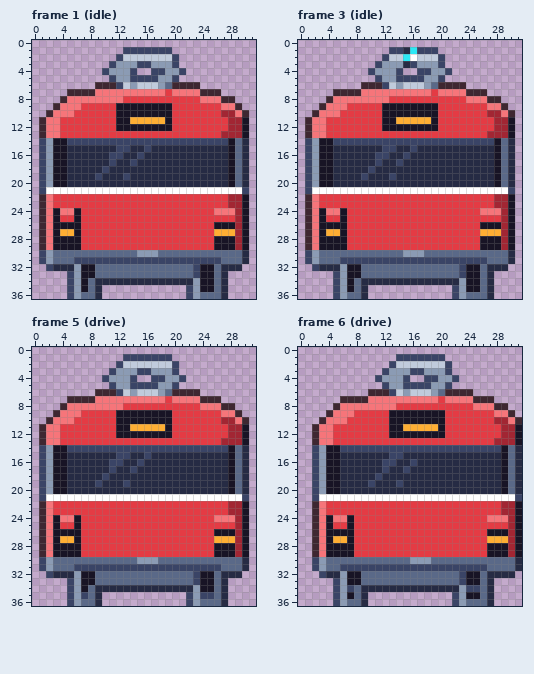
Two states of a pixel-art file, art/depths/streetcar@56.aseprite. The first picture shows the starting point.
32x37 pixels, 8 frames. Shown: frame 1 (idle), frame 3 (idle), frame 5 (drive), frame 6 (drive). The commit also changed other frames, which this record leaves out.
After the commit:
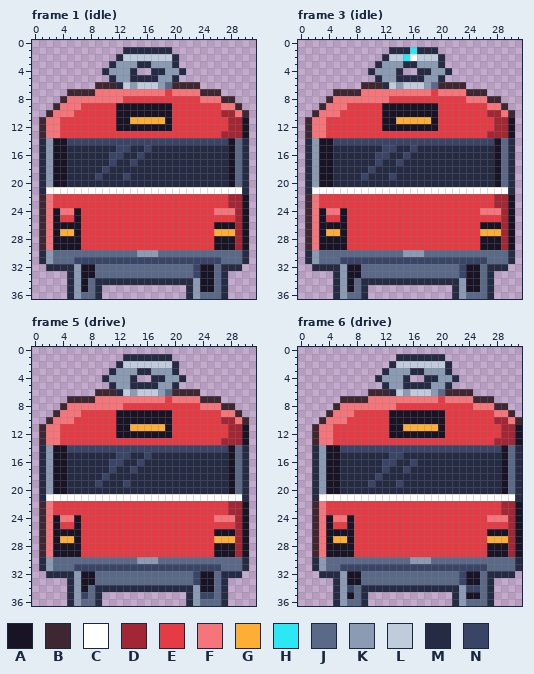
Palette (. is transparent): A #181425  B #3e2731  C #ffffff  D #a22633  E #e43b44  F #f6757a  G #feae34  H #2ce8f5  J #5a6988  K #8b9bb4  L #c0cbdc  M #262b44  N #3a4466
The edit:
--- frame 1 (idle)
@@ x 8..23 @@
  0 ................
- 1 .....NNNNNNN....
- 2 ....NLLLLLLLN...
- 3 ...NKKKNNKKKN...
- 4 ..NKKKN..NNKKN..
- 5 ...NKKNNNNKKN...
- 6 .BBBNLKLLLKJBBBB
+ 1 .....MMMMMMM....
+ 2 ....MLLLLLLLM...
+ 3 ...MKKKMMKKKM...
+ 4 ..MKKKM..MMKKM..
+ 5 ...MKKMMMMKKM...
+ 6 .BBBMLKLLLKJBBBB
  7 BFFFFFFFFFFEFFFF
@@ x 0..31 @@
 13 .BFFEEEEEEEEEEEEEEEEEEEEEEEDDDA.
-14 .NKAANNNNNNNNNNNNNNNNNNNNNNNAJM.
-15 .NKAAMMMMMMMNNMMNMMMMMMMMMMMAJM.
-16 .NKAAMMMMMMNNMMNMMMMMMMMMMMMAJM.
-17 .NKAAMMMMMMNMMNMMMMMMMMMMMMMAJM.
-18 .NKAAMMMMMNMMMMMMMMMMMMMMMMMAJM.
-19 .NKAAMMMMNMMMNMMMMMMMMMMMMMMAJM.
-20 .NKAAMMMMMMMMMMMMMMMMMMMMMMMAJM.
-21 .NCCCCCCCCCCCCCCCCCCCCCCCCCCCCN.
+14 .MKAANNNNNNNNNNNNNNNNNNNNNNNAJM.
+15 .MKAAMMMMMMMNNMMNMMMMMMMMMMMAJM.
+16 .MKAAMMMMMMNNMMNMMMMMMMMMMMMAJM.
+17 .MKAAMMMMMMNMMNMMMMMMMMMMMMMAJM.
+18 .MKAAMMMMMNMMMMMMMMMMMMMMMMMAJM.
+19 .MKAAMMMMNMMMNMMMMMMMMMMMMMMAJM.
+20 .MKAAMMMMMMMMMMMMMMMMMMMMMMMAJM.
+21 .MCCCCCCCCCCCCCCCCCCCCCCCCCCCCM.
 22 .BFEEEEEEEEEEEEEEEEEEEEEEEEEDDA.
@@ x 0..31 @@
 29 .BFAAAAEEEEEEEEEEEEEEEEEEEAAADA.
-30 .NKJJJJJJJJJJJJKKKJJJJJJJJJJJJM.
-31 .NKJJJNNNNNNNNNNNNNNNNNNNNNJJJM.
-32 ..NMMMKAAJJJJJJJJJJJJJJNAAJMMM..
-33 .....NKAAJJJJJJJJJJJJJJNAAJM....
-34 .....NKAJMMMMMMMMMMMMMMKAAJM....
-35 .....NKAJM............NKAAJM....
-36 .....NKJJM............NKJJJM....
+30 .MKJJJJJJJJJJJJKKKJJJJJJJJJJJJM.
+31 .MKJJJNNNNNNNNNNNNNNNNNNNNNJJJM.
+32 ..MMMMKAAJJJJJJJJJJJJJJNAAJMMM..
+33 .....MKAAJJJJJJJJJJJJJJNAAJM....
+34 .....MKAJMMMMMMMMMMMMMMKAAJM....
+35 .....MKAJM............MKAAJM....
+36 .....MKJJM............MKJJJM....
--- frame 3 (idle)
@@ x 8..23 @@
  0 ................
- 1 .....NNMHNNN....
- 2 ....NLLHCLLLN...
- 3 ...NKKKMNKKKN...
- 4 ..NKKKN..NNKKN..
- 5 ...NKKNNNNKKN...
- 6 .BBBNLKLLLKJBBBB
+ 1 .....MMMHMMM....
+ 2 ....MLLHCLLLM...
+ 3 ...MKKKMMKKKM...
+ 4 ..MKKKM..MMKKM..
+ 5 ...MKKMMMMKKM...
+ 6 .BBBMLKLLLKJBBBB
  7 BFFFFFFFFFFEFFFF
@@ x 0..31 @@
 13 .BFFEEEEEEEEEEEEEEEEEEEEEEEDDDA.
-14 .NKAANNNNNNNNNNNNNNNNNNNNNNNAJM.
-15 .NKAAMMMMMMMNNMMNMMMMMMMMMMMAJM.
-16 .NKAAMMMMMMNNMMNMMMMMMMMMMMMAJM.
-17 .NKAAMMMMMMNMMNMMMMMMMMMMMMMAJM.
-18 .NKAAMMMMMNMMMMMMMMMMMMMMMMMAJM.
-19 .NKAAMMMMNMMMNMMMMMMMMMMMMMMAJM.
-20 .NKAAMMMMMMMMMMMMMMMMMMMMMMMAJM.
-21 .NCCCCCCCCCCCCCCCCCCCCCCCCCCCCN.
+14 .MKAANNNNNNNNNNNNNNNNNNNNNNNAJM.
+15 .MKAAMMMMMMMNNMMNMMMMMMMMMMMAJM.
+16 .MKAAMMMMMMNNMMNMMMMMMMMMMMMAJM.
+17 .MKAAMMMMMMNMMNMMMMMMMMMMMMMAJM.
+18 .MKAAMMMMMNMMMMMMMMMMMMMMMMMAJM.
+19 .MKAAMMMMNMMMNMMMMMMMMMMMMMMAJM.
+20 .MKAAMMMMMMMMMMMMMMMMMMMMMMMAJM.
+21 .MCCCCCCCCCCCCCCCCCCCCCCCCCCCCM.
 22 .BFEEEEEEEEEEEEEEEEEEEEEEEEEDDA.
@@ x 0..31 @@
 29 .BFAAAAEEEEEEEEEEEEEEEEEEEAAADA.
-30 .NKJJJJJJJJJJJJKKKJJJJJJJJJJJJM.
-31 .NKJJJNNNNNNNNNNNNNNNNNNNNNJJJM.
-32 ..NMMMKAAJJJJJJJJJJJJJJNAAJMMM..
-33 .....NKAAJJJJJJJJJJJJJJNAAJM....
-34 .....NKAJMMMMMMMMMMMMMMKAAJM....
-35 .....NKAJM............NKAAJM....
-36 .....NKJJM............NKJJJM....
+30 .MKJJJJJJJJJJJJKKKJJJJJJJJJJJJM.
+31 .MKJJJNNNNNNNNNNNNNNNNNNNNNJJJM.
+32 ..MMMMKAAJJJJJJJJJJJJJJNAAJMMM..
+33 .....MKAAJJJJJJJJJJJJJJNAAJM....
+34 .....MKAJMMMMMMMMMMMMMMKAAJM....
+35 .....MKAJM............MKAAJM....
+36 .....MKJJM............MKJJJM....
--- frame 5 (drive)
@@ x 8..23 @@
  0 ................
- 1 .....NNNNNNN....
- 2 ....NLLLLLLLN...
- 3 ...NKKKNNKKKN...
- 4 ..NKKKN..NNKKN..
- 5 ...NKKNNNNKKN...
- 6 .BBBNLKLLLKJBBBB
+ 1 .....MMMMMMM....
+ 2 ....MLLLLLLLM...
+ 3 ...MKKKMMKKKM...
+ 4 ..MKKKM..MMKKM..
+ 5 ...MKKMMMMKKM...
+ 6 .BBBMLKLLLKJBBBB
  7 BFFFFFFFFFFEFFFF
@@ x 0..31 @@
 13 .BFFEEEEEEEEEEEEEEEEEEEEEEEDDDA.
-14 .NKAANNNNNNNNNNNNNNNNNNNNNNNAJM.
-15 .NKAAMMMMMMMNNMMNMMMMMMMMMMMAJM.
-16 .NKAAMMMMMMNNMMNMMMMMMMMMMMMAJM.
-17 .NKAAMMMMMMNMMNMMMMMMMMMMMMMAJM.
-18 .NKAAMMMMMNMMMMMMMMMMMMMMMMMAJM.
-19 .NKAAMMMMNMMMNMMMMMMMMMMMMMMAJM.
-20 .NKAAMMMMMMMMMMMMMMMMMMMMMMMAJM.
-21 .NCCCCCCCCCCCCCCCCCCCCCCCCCCCCN.
+14 .MKAANNNNNNNNNNNNNNNNNNNNNNNAJM.
+15 .MKAAMMMMMMMNNMMNMMMMMMMMMMMAJM.
+16 .MKAAMMMMMMNNMMNMMMMMMMMMMMMAJM.
+17 .MKAAMMMMMMNMMNMMMMMMMMMMMMMAJM.
+18 .MKAAMMMMMNMMMMMMMMMMMMMMMMMAJM.
+19 .MKAAMMMMNMMMNMMMMMMMMMMMMMMAJM.
+20 .MKAAMMMMMMMMMMMMMMMMMMMMMMMAJM.
+21 .MCCCCCCCCCCCCCCCCCCCCCCCCCCCCM.
 22 .BFEEEEEEEEEEEEEEEEEEEEEEEEEDDA.
@@ x 0..31 @@
 29 .BFAAAAEEEEEEEEEEEEEEEEEEEAAADA.
-30 .NKJJJJJJJJJJJJKKKJJJJJJJJJJJJM.
-31 .NKJJJNNNNNNNNNNNNNNNNNNNNNJJJM.
-32 ..NMMMKAAJJJJJJJJJJJJJJNAAJMMM..
-33 .....NKAAJJJJJJJJJJJJJJNAAJM....
-34 .....NKAJMMMMMMMMMMMMMMKAAJM....
-35 .....NKNJM............NKNNJM....
-36 .....NKJJM............NKJJJM....
+30 .MKJJJJJJJJJJJJKKKJJJJJJJJJJJJM.
+31 .MKJJJNNNNNNNNNNNNNNNNNNNNNJJJM.
+32 ..MMMMKAAJJJJJJJJJJJJJJNAAJMMM..
+33 .....MKAAJJJJJJJJJJJJJJNAAJM....
+34 .....MKAJMMMMMMMMMMMMMMKAAJM....
+35 .....MKNJM............MKNNJM....
+36 .....MKJJM............MKJJJM....
--- frame 6 (drive)
@@ x 9..24 @@
  0 ................
- 1 .....NNNNNNN....
- 2 ....NLLLLLLLN...
- 3 ...NKKKNNKKKN...
- 4 ..NKKKN..NNKKN..
- 5 ...NKKNNNNKKN...
- 6 .BBBNLKLLLKJBBBB
+ 1 .....MMMMMMM....
+ 2 ....MLLLLLLLM...
+ 3 ...MKKKMMKKKM...
+ 4 ..MKKKM..MMKKM..
+ 5 ...MKKMMMMKKM...
+ 6 .BBBMLKLLLKJBBBB
  7 BFFFFFFFFFFEFFFF
@@ x 0..31 @@
 13 ..BFFEEEEEEEEEEEEEEEEEEEEEEEDDDA
-14 ..NKAANNNNNNNNNNNNNNNNNNNNNNNAJM
-15 ..NKAAMMMMMMMNNMMMMMMMMMMMMMMAJM
-16 ..NKAAMMMMMMNNMMNMMMMMMMMMMMMAJM
-17 ..NKAAMMMMMMNMMNMMMMMMMMMMMMMAJM
-18 ..NKAAMMMMMNMMMMMMMMMMMMMMMMMAJM
-19 ..NKAAMMMMNMMMNMMMMMMMMMMMMMMAJM
-20 ..NKAAMMMMMMMMMMMMMMMMMMMMMMMAJM
-21 ..NCCCCCCCCCCCCCCCCCCCCCCCCCCCCN
+14 ..MKAANNNNNNNNNNNNNNNNNNNNNNNAJM
+15 ..MKAAMMMMMMMNNMMMMMMMMMMMMMMAJM
+16 ..MKAAMMMMMMNNMMNMMMMMMMMMMMMAJM
+17 ..MKAAMMMMMMNMMNMMMMMMMMMMMMMAJM
+18 ..MKAAMMMMMNMMMMMMMMMMMMMMMMMAJM
+19 ..MKAAMMMMNMMMNMMMMMMMMMMMMMMAJM
+20 ..MKAAMMMMMMMMMMMMMMMMMMMMMMMAJM
+21 ..MCCCCCCCCCCCCCCCCCCCCCCCCCCCCM
 22 ..BFEEEEEEEEEEEEEEEEEEEEEEEEEDDA
@@ x 0..31 @@
 29 ..BFAAAAEEEEEEEEEEEEEEEEEEEAAADA
-30 ..NKJJJJJJJJJJJJKKKJJJJJJJJJJJJM
-31 ..NKJJNNNNNNNNNNNNNNNNNNNNNJJJJM
-32 ...NMMKAAJJJJJJJJJJJJJJNAAJMMMM.
-33 .....NKAAJJJJJJJJJJJJJJNAAJM....
-34 .....NKNJMMMMMMMMMMMMMMKNNJM....
-35 .....NKAJM............NKAAJM....
-36 .....NKJJM............NKJJJM....
+30 ..MKJJJJJJJJJJJJKKKJJJJJJJJJJJJM
+31 ..MKJJNNNNNNNNNNNNNNNNNNNNNJJJJM
+32 ...MMMKAAJJJJJJJJJJJJJJNAAJMMMM.
+33 .....MKAAJJJJJJJJJJJJJJNAAJM....
+34 .....MKNJMMMMMMMMMMMMMMKNNJM....
+35 .....MKAJM............MKAAJM....
+36 .....MKJJM............MKJJJM....
